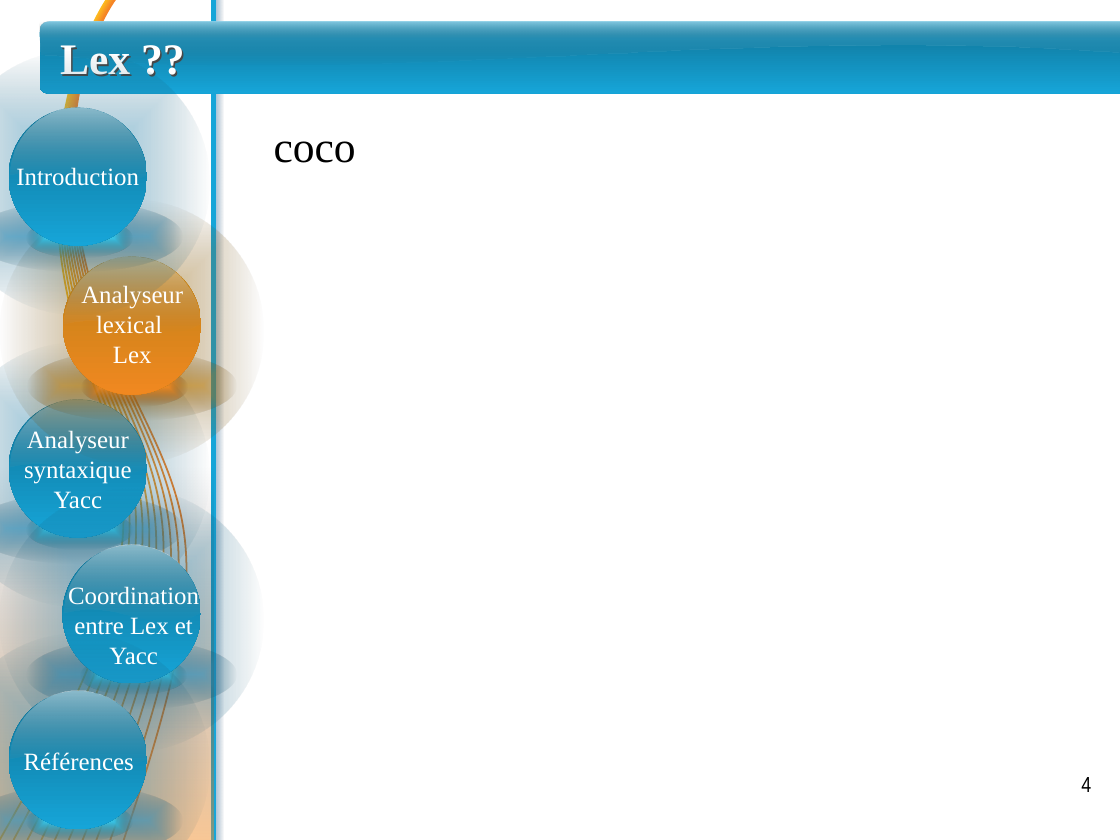
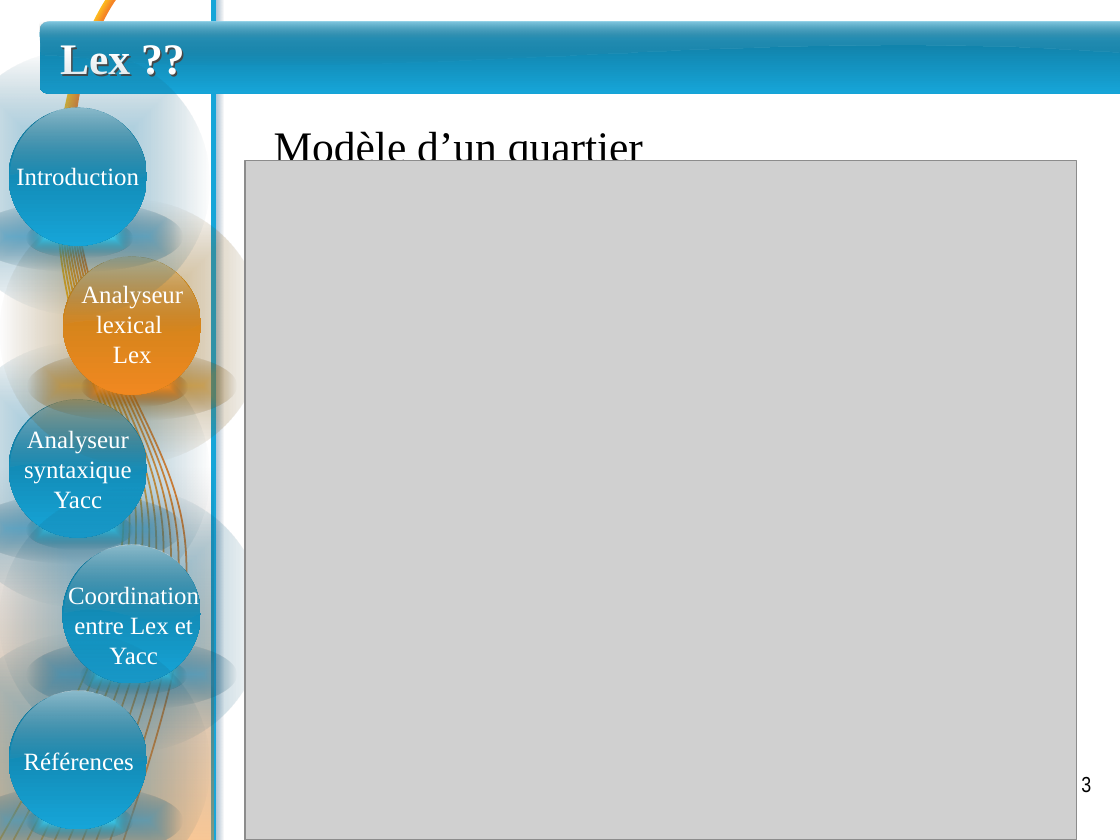
Before and after one commit to sarrabenbrahim/team-war, a slide deck: slide 3 of PFE/Presentation/presentation - Fabien.pptx (slide 4 before the commit). Drawn at 1120x840 pixels with LibreOffice and Linux fonts; fonts in the diff are those of the drawing; grey boxes stand for pictures. Boxes give left, top, right and bottom in pixels: in the first picture for what was removed or moved away, otherwise in the second. Text is boxed around its words. In the diff, an @@ line names an element or a change of style, - is before the commit and + after.

```diff
--- a/PFE/Presentation/presentation - Fabien.pptx
+++ b/PFE/Presentation/presentation - Fabien.pptx
@@ text at (274, 131, 643, 171): text changed @@
-coco
+Modèle d’un quartier
@@ picture added at (245, 160, 1076, 840) @@
@@ page number at (1081, 776, 1091, 793): text changed @@
-4
+3
```
Also in this commit, not shown: 1 other slide changed, 4 slides removed.
